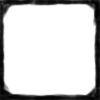
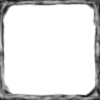
Revision of a layered w=100, h=100 image; what changed, layer by layer:
painted on "Layer 1" over (0, 0, 100, 100)
hid "Background" over (0, 0, 100, 100)
